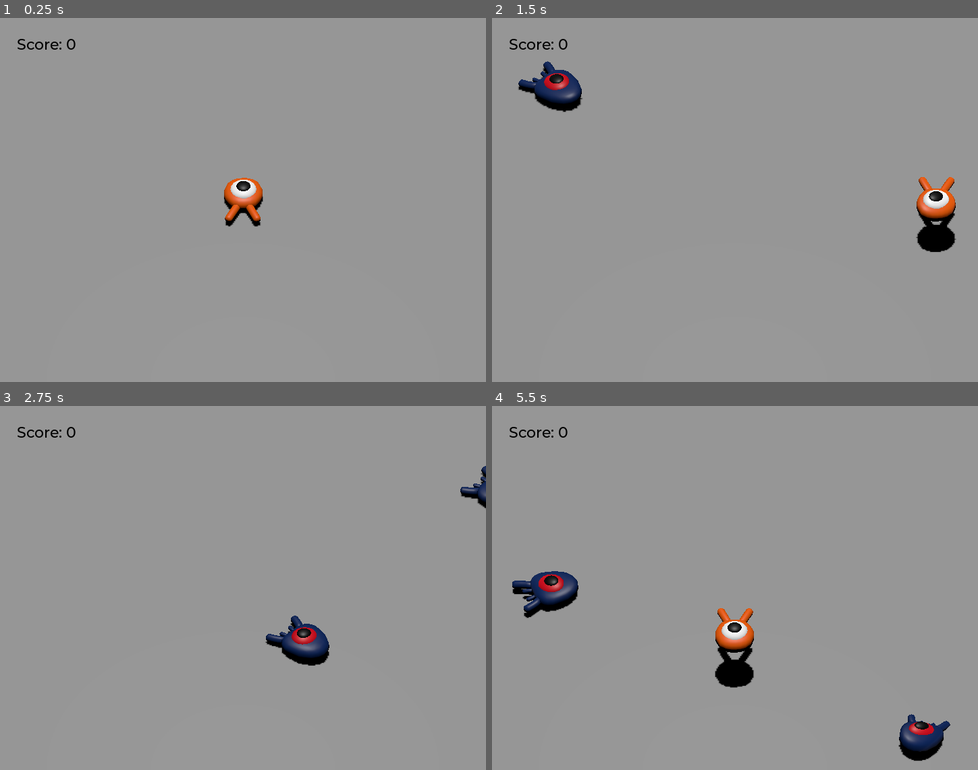
Above: before the commit, frames 1-4 (two rows, left to right).
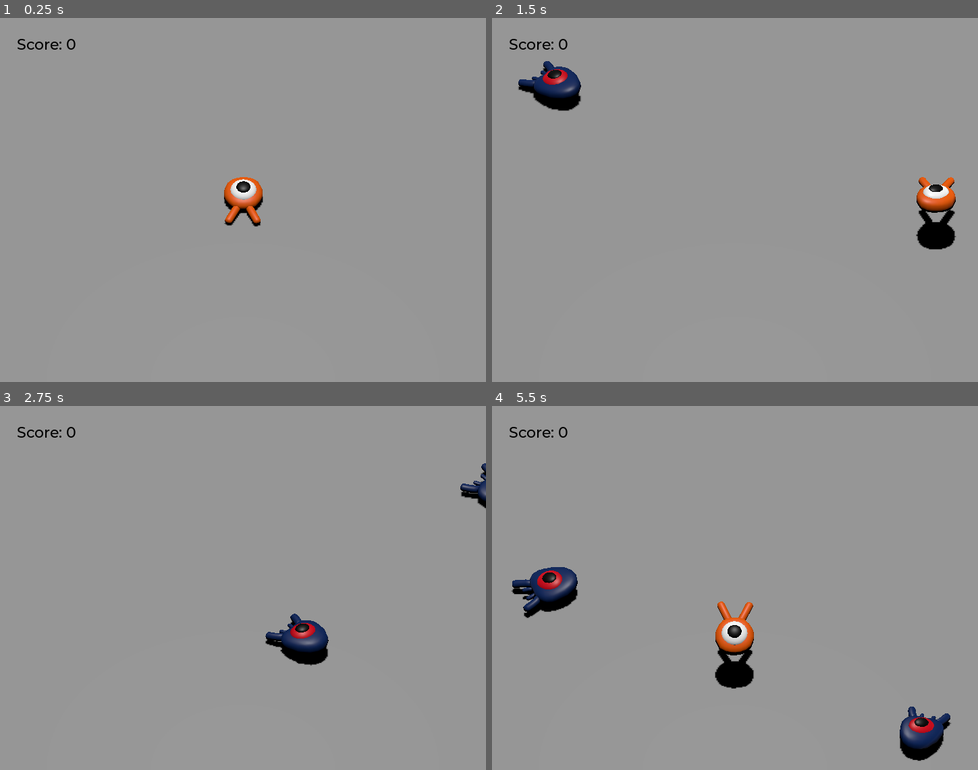
Above: after the commit, the same moments.

Repository: Qowface/learning-godot
Game: Godot game, scene res://main.tscn
The game is run twice, just before and just after one commit, with the same random seed, the same clock (stepped at 60 frames per second) and the same inputs.
Inputs:
- Up to frame 1 (0.25 s): no input
- Up to frame 2 (1.5 s): tap Enter (ui_accept) at 0.5 s; hold Right (move_right) 0.53-1.28 s; tap Space (jump) at 0.6, 0.77, 1.07, 1.35 s; hold Down (move_back) from 1.28 s (still down)
- Up to frame 3 (2.75 s): tap Space (jump) at 1.52, 1.82, 2.1 s; release Down (move_back) at 2.03 s; hold Right (move_right) from 2.03 s (still down)
- Up to frame 4 (5.5 s): release Right (move_right) at 2.78 s; hold Up (move_forward) 2.78-3.53 s; tap Space (jump) at 2.85, 3.02, 3.32, 3.6, 3.77, 4.07, 4.35, 4.52, 4.82, 5.1 s; hold Left (move_left) 3.53-5.03 s; hold Down (move_back) from 5.03 s (still down)

The runs differ from the first frame. In frame 1, 0.2% of the frame differs, in the area x 46-55%, y 43-58%; in frame 2, 1.4%; in frame 3, 0.9%; in frame 4, 1.8%, in the area x 3-95%, y 44-98%.

Commit message:
First 3D Game - Animate characters.

Diff:
--- a/first-3d-game/mob.gd
+++ b/first-3d-game/mob.gd
@@ -20,6 +20,8 @@
 	velocity = Vector3.FORWARD * random_speed
 	velocity = velocity.rotated(Vector3.UP, rotation.y)
 
+	$AnimationPlayer.speed_scale = random_speed / min_speed
+
 
 func _on_visible_on_screen_notifier_3d_screen_exited():
 	queue_free()
--- a/first-3d-game/mob.tscn
+++ b/first-3d-game/mob.tscn
@@ -1,10 +1,44 @@
-[gd_scene load_steps=4 format=3 uid="uid://b5qhmmhigwgro"]
+[gd_scene load_steps=6 format=3 uid="uid://b5qhmmhigwgro"]
 
 [ext_resource type="Script" path="res://mob.gd" id="1_srt85"]
 [ext_resource type="PackedScene" uid="uid://bqx75nd0oj4oh" path="res://art/mob.glb" id="1_wx5jj"]
 
 [sub_resource type="BoxShape3D" id="BoxShape3D_03qsr"]
 size = Vector3(1.35, 1.1, 2.2)
+
+[sub_resource type="Animation" id="Animation_yaf2i"]
+resource_name = "float"
+length = 1.2
+loop_mode = 1
+tracks/0/type = "value"
+tracks/0/imported = false
+tracks/0/enabled = true
+tracks/0/path = NodePath("Pivot/Character:position")
+tracks/0/interp = 1
+tracks/0/loop_wrap = true
+tracks/0/keys = {
+"times": PackedFloat32Array(0.3, 0.7, 1.2),
+"transitions": PackedFloat32Array(0.420448, 2.07053, 1),
+"update": 0,
+"values": [Vector3(0, 0.35, 0), Vector3(0, 0.65, 0), Vector3(0, 0.35, 0)]
+}
+tracks/1/type = "value"
+tracks/1/imported = false
+tracks/1/enabled = true
+tracks/1/path = NodePath("Pivot/Character:rotation")
+tracks/1/interp = 1
+tracks/1/loop_wrap = true
+tracks/1/keys = {
+"times": PackedFloat32Array(0.1, 0.5, 1.2),
+"transitions": PackedFloat32Array(0.420448, 0.435275, 1),
+"update": 0,
+"values": [Vector3(0, 0, 0), Vector3(0.139626, 0, 0), Vector3(-0.15708, 0, 0)]
+}
+
+[sub_resource type="AnimationLibrary" id="AnimationLibrary_l0wcm"]
+_data = {
+"float": SubResource("Animation_yaf2i")
+}
 
 [node name="Mob" type="CharacterBody3D" groups=["mob"]]
 collision_layer = 2
@@ -14,7 +48,7 @@
 [node name="Pivot" type="Node3D" parent="."]
 
 [node name="Character" parent="Pivot" instance=ExtResource("1_wx5jj")]
-transform = Transform3D(1, 0, 0, 0, 1, 0, 0, 0, 1, 0, 0.3, 0)
+transform = Transform3D(1, 0, 0, 0, 0.987688, 0.156434, 0, -0.156434, 0.987688, 0, 0.35, 0)
 
 [node name="CollisionShape3D" type="CollisionShape3D" parent="."]
 transform = Transform3D(1, 0, 0, 0, 1, 0, 0, 0, 1, 0, 0.5, 0)
@@ -24,4 +58,10 @@
 transform = Transform3D(1, 0, 0, 0, 1, 0, 0, 0, 1, 0, 0, 0.4)
 aabb = AABB(-1.2, -0.2, -1.8, 2.4, 1.6, 3.5)
 
+[node name="AnimationPlayer" type="AnimationPlayer" parent="."]
+libraries = {
+"": SubResource("AnimationLibrary_l0wcm")
+}
+autoplay = "float"
+
 [connection signal="screen_exited" from="VisibleOnScreenNotifier3D" to="." method="_on_visible_on_screen_notifier_3d_screen_exited"]
--- a/first-3d-game/player.gd
+++ b/first-3d-game/player.gd
@@ -27,6 +27,9 @@
 	if direction != Vector3.ZERO:
 		direction = direction.normalized()
 		$Pivot.basis = Basis.looking_at(direction)
+		$AnimationPlayer.speed_scale = 4
+	else:
+		$AnimationPlayer.speed_scale = 1
 
 	target_velocity.x = direction.x * speed
 	target_velocity.z = direction.z * speed
@@ -55,6 +58,8 @@
 	velocity = target_velocity
 	move_and_slide()
 
+	$Pivot.rotation.x = PI / 6 * velocity.y / jump_impulse
+
 
 func die():
 	hit.emit()
--- a/first-3d-game/player.tscn
+++ b/first-3d-game/player.tscn
@@ -9,6 +9,68 @@
 [sub_resource type="CylinderShape3D" id="CylinderShape3D_8fbyn"]
 height = 0.15
 radius = 1.0
+
+[sub_resource type="Animation" id="Animation_1a6he"]
+resource_name = "float"
+length = 1.2
+loop_mode = 1
+tracks/0/type = "value"
+tracks/0/imported = false
+tracks/0/enabled = true
+tracks/0/path = NodePath("Pivot/Character:position")
+tracks/0/interp = 1
+tracks/0/loop_wrap = true
+tracks/0/keys = {
+"times": PackedFloat32Array(0.3, 0.7, 1.2),
+"transitions": PackedFloat32Array(0.420448, 2.07053, 1),
+"update": 0,
+"values": [Vector3(0, 0.35, 0), Vector3(0, 0.65, 0), Vector3(0, 0.35, 0)]
+}
+tracks/1/type = "value"
+tracks/1/imported = false
+tracks/1/enabled = true
+tracks/1/path = NodePath("Pivot/Character:rotation")
+tracks/1/interp = 1
+tracks/1/loop_wrap = true
+tracks/1/keys = {
+"times": PackedFloat32Array(0.1, 0.5, 1.2),
+"transitions": PackedFloat32Array(0.420448, 0.435275, 1),
+"update": 0,
+"values": [Vector3(0, 0, 0), Vector3(0.139626, 0, 0), Vector3(-0.15708, 0, 0)]
+}
+
+[sub_resource type="Animation" id="Animation_n4ua6"]
+length = 0.001
+tracks/0/type = "value"
+tracks/0/imported = false
+tracks/0/enabled = true
+tracks/0/path = NodePath("Pivot/Character:position")
+tracks/0/interp = 1
+tracks/0/loop_wrap = true
+tracks/0/keys = {
+"times": PackedFloat32Array(0),
+"transitions": PackedFloat32Array(1),
+"update": 0,
+"values": [Vector3(0, 0.35, 0)]
+}
+tracks/1/type = "value"
+tracks/1/imported = false
+tracks/1/enabled = true
+tracks/1/path = NodePath("Pivot/Character:rotation")
+tracks/1/interp = 1
+tracks/1/loop_wrap = true
+tracks/1/keys = {
+"times": PackedFloat32Array(0),
+"transitions": PackedFloat32Array(1),
+"update": 0,
+"values": [Vector3(0, 0, 0)]
+}
+
+[sub_resource type="AnimationLibrary" id="AnimationLibrary_7w0jx"]
+_data = {
+"RESET": SubResource("Animation_n4ua6"),
+"float": SubResource("Animation_1a6he")
+}
 
 [node name="Player" type="CharacterBody3D"]
 collision_mask = 6
@@ -32,4 +94,10 @@
 transform = Transform3D(1, 0, 0, 0, 1, 0, 0, 0, 1, 0, 1, 0)
 shape = SubResource("CylinderShape3D_8fbyn")
 
+[node name="AnimationPlayer" type="AnimationPlayer" parent="."]
+libraries = {
+"": SubResource("AnimationLibrary_7w0jx")
+}
+autoplay = "float"
+
 [connection signal="body_entered" from="MobDetector" to="." method="_on_mob_detector_body_entered"]
Not shown: 1 places in first-3d-game/player.tscn that only renumber resources
